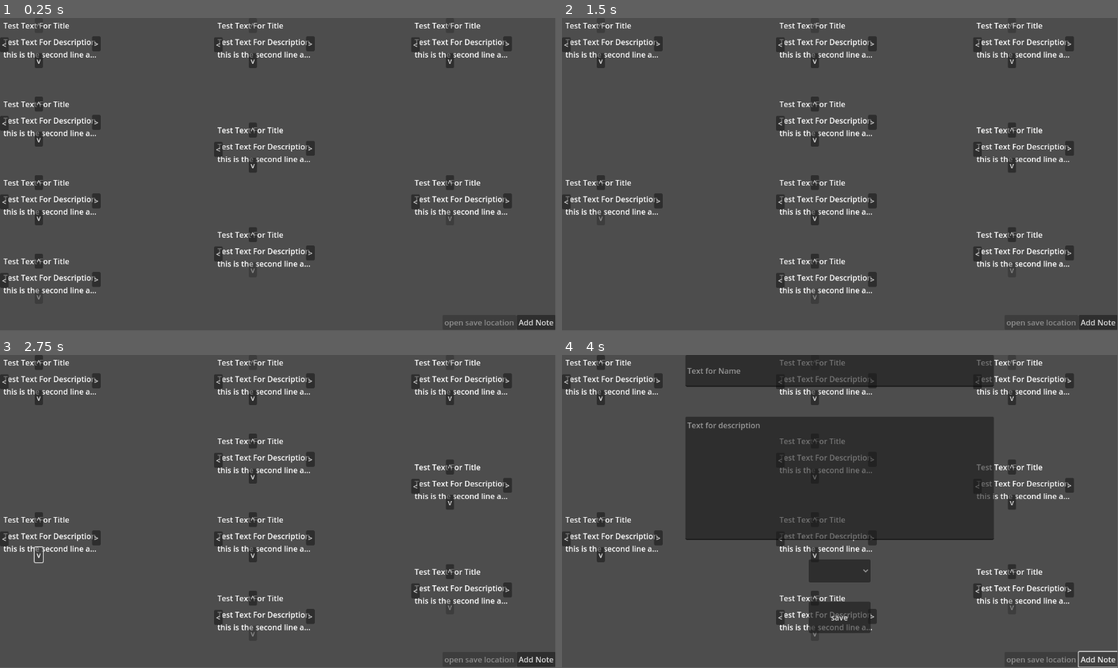
Above: before the commit, frames 1-4 (two rows, left to right).
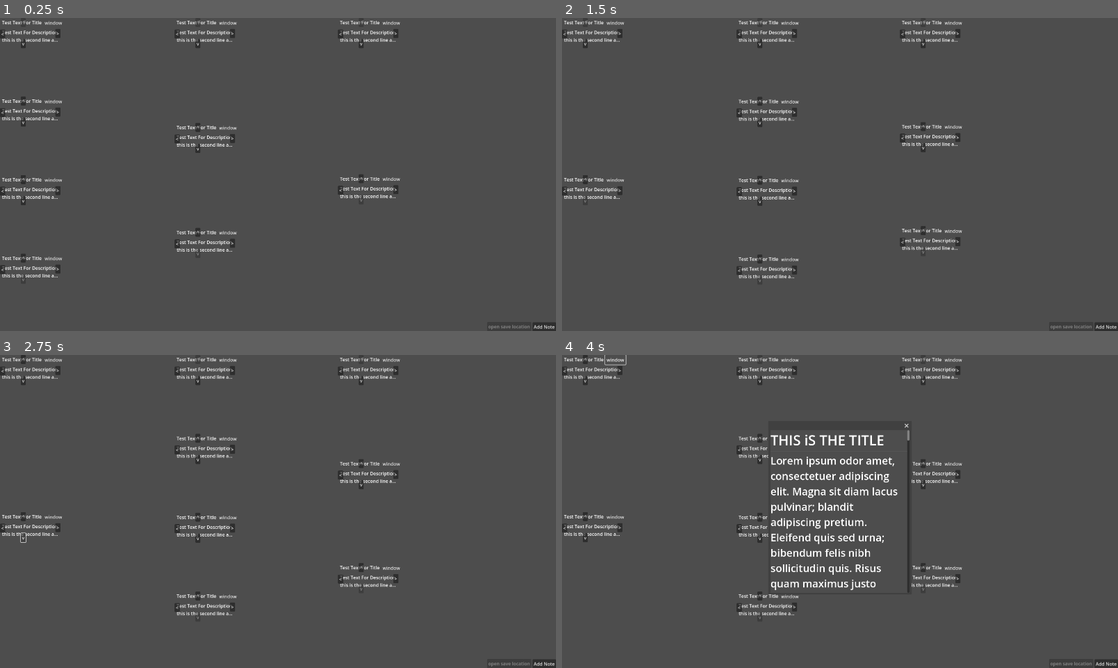
Above: after the commit, the same moments.

Repository: pandapanda135/todo_list
Game: Godot game, scene res://ui_test.tscn
Same seed, same stepped clock (60 frames per second), same inputs: the game is played once before the commit and once after it.
Inputs:
- Up to frame 1 (0.25 s): no input
- Up to frame 2 (1.5 s): click "<" at 0.5 s; click ">" at 1.25 s
- Up to frame 3 (2.75 s): click "v" at 2 s
- Up to frame 4 (4 s): click "^" at 2.75 s; click "Add Note" (after the commit: "window") at 3.5 s
In our replay, the window is 799x449 before the commit and 800x450 after it. These sizes can differ from the game's own. Grey fills any space a smaller window leaves; there, only what the larger window draws over its background counts as a difference.

The runs differ from the first frame. In frame 1, 7.7% of the frame differs, in the area x 0-100%, y 0-100%; in frame 2, 7.8%; in frame 3, 7.9%; in frame 4, 32%.
Error after the commit: Cannot call method 'get_line' on a null value. (res://scripts/save_system.gd:111)

Commit message:
window added plus code and comment changes

Diff:
--- a/gui_main.gd
+++ /dev/null
@@ -1,11 +0,0 @@
-extends Control
-@onready var collection_1_local: VFlowContainer = $Collection1
-@onready var collection_2_local: VFlowContainer = $Collection2
-@onready var collection_3_local: VFlowContainer = $Collection3
-
-func _ready() -> void:
-	# print(collection_1_local)
-	# Gui.collection_1 = collection_1_local
-	# Gui.collection_2 = collection_2_local
-	# Gui.collection_3 = collection_3_local
-	Gui.initialize_variables(collection_1_local,collection_2_local,collection_3_local)
--- a/individual_node_test.tscn
+++ b/individual_node_test.tscn
@@ -1,6 +1,7 @@
-[gd_scene load_steps=2 format=3 uid="uid://dg8lmyc0ukc1u"]
+[gd_scene load_steps=3 format=3 uid="uid://dg8lmyc0ukc1u"]
 
 [ext_resource type="Script" path="res://node_script.gd" id="1_gbth7"]
+[ext_resource type="Script" path="res://window_button.gd" id="2_ecya8"]
 
 [node name="Control" type="Control" groups=["persist_nodes"]]
 layout_mode = 3
@@ -72,3 +73,12 @@
 offset_bottom = 104.0
 mouse_filter = 1
 text = "v"
+
+[node name="WindowButton" type="Button" parent="."]
+layout_mode = 0
+offset_left = 149.0
+offset_right = 220.0
+offset_bottom = 33.0
+text = "window"
+flat = true
+script = ExtResource("2_ecya8")
--- a/node_script.gd
+++ b/node_script.gd
@@ -9,7 +9,7 @@
 @onready var down_arrow: Button = $ArrowHandler/DownArrow
 @onready var left_arrow: Button = $ArrowHandler/LeftArrow
 
-@export var json_file:String = ""
+@onready var json_file:String
 @export var current_position:int
 
 #declare the collection is will be in within the save file modfiy the save file code
@@ -17,8 +17,7 @@
 #by moving the code that spawn the code into the load_node function so it is being loaded
 #and moved which should be easier
 
-#TODO: could fix the issue of inaccurate arrow viability with a signal sent everytime a node spawns
-func _ready():
+func _ready() -> void:
 	var _up_arrow_signal:bool = up_arrow.pressed.connect(check_node_position.bind(up_arrow))
 	var _left_arrow_singal:bool = left_arrow.pressed.connect(check_node_position.bind(left_arrow))
 	var _right_arrow_signal:bool = right_arrow.pressed.connect(check_node_position.bind(right_arrow))
@@ -94,11 +93,8 @@
 		# print("after move_child",get_parent().get_children())
 	check_arrow_visibility()
 
-#TODO: when the node is made there is nothing beneath them so the down arrow will always be disabled until it moves (FIXED?)
 #look if there is a node above or belo current node if so then keep button enabled else set disabled
 #this breaks if nodes are invisible as they are still in the tree however they dont display so only the appropriate nodes get disabled
-#TODO: Fix that pressing down on top arrow doesnt work (should be fixed)
-#TODO: Fix that horizontal movement doesnt disable the node that is not being called however is still being moved (should be fixed)
 func check_arrow_visibility(last_parent:Node = null) -> void:
 	var child_nodes:Array[Node] = get_parent().get_children()
 	var node_index:int = child_nodes.find(self)
--- a/project.godot
+++ b/project.godot
@@ -20,6 +20,14 @@
 Gui="*res://scripts/gui_singleton.gd"
 SaveSystem="*res://scripts/save_system.gd"
 
+[display]
+
+window/size/viewport_width=1920
+window/size/viewport_height=1080
+window/subwindows/embed_subwindows=false
+window/stretch/mode="viewport"
+window/stretch/aspect="expand"
+
 [global_group]
 
 persist=""
--- a/scripts/gui_singleton.gd
+++ b/scripts/gui_singleton.gd
@@ -4,21 +4,9 @@
 @onready var collection_2:VFlowContainer = get_parent().get_node("/root/Control/Collection2")
 @onready var collection_3:VFlowContainer = get_parent().get_node("/root/Control/Collection3")
 
-@onready var collections_array:Array[VFlowContainer]
+@onready var collections_array:Array[VFlowContainer] = [collection_1,collection_2,collection_3]
 
 func _ready() -> void:
 	print("collections1",collection_1)
 	print("collections2",collection_2)
 	print("collections3",collection_3)
-
-#this is so because it was easier than other methods despite it being dumb
-#collections_array will be used to move them from collection to collection
-func initialize_variables(value_1,value_2,value_3) -> void:
-	collection_1 = value_1
-	collection_2 = value_2
-	collection_3 = value_3
-	collections_array = [collection_1,collection_2,collection_3]
-	print(collection_1)
-	print(collection_2)
-	print(collection_3)
-	print(collections_array)
--- a/scripts/save_system.gd
+++ b/scripts/save_system.gd
@@ -14,6 +14,8 @@
 #this will be used for selecting note to load and delete DirAccess.remove_absolute(formated_path)
 var selected_save_file_string:String = "0"
 var selected_save_file:String = "user://note_%s.json" % selected_save_file_string
+
+var selected_json_file
 
 var check_save_amount_correct:bool = true
 
@@ -124,7 +126,6 @@
 		label_description.text = save_String_2
 
 var value_int:int
-# TODO: Change this to not spawn in root anymore (maybe send path to put as arg of function?)
 func add_and_change_made_nodes(save_number:int) -> void:
 	load_container("user://note_%s.json" % save_number)
 	# var root:Node = get_tree().get_root()
@@ -133,7 +134,6 @@
 	var second_child:Node = node_scene.get_child(1)
 
 	# root.add_child.call_deferred(node_scene)
-	#TODO: cant call collection as the place it is at is not declared yet maybe look at how onready earlier in this script is called to how to fix this
 	match value_int:
 		0:
 			Gui.collection_1.add_child.call_deferred(node_scene)
@@ -232,7 +232,7 @@
 	print(save_int)
 	return save_int
 
-func correct_save_path():
+func correct_save_path() -> void:
 	if DirAccess.open(save_path_variables) != null: #checks if save_path_variables exits this is so it fixes and issue or something idk what this does tbh
 		print("correct_save_path first if")
 		save_amount += 1
--- a/ui_test.tscn
+++ b/ui_test.tscn
@@ -1,7 +1,6 @@
-[gd_scene load_steps=6 format=3 uid="uid://4ohhu5aryk3p"]
+[gd_scene load_steps=5 format=3 uid="uid://4ohhu5aryk3p"]
 
 [ext_resource type="PackedScene" uid="uid://dg8lmyc0ukc1u" path="res://individual_node_test.tscn" id="1_8cr15"]
-[ext_resource type="Script" path="res://gui_main.gd" id="1_qvqwe"]
 [ext_resource type="PackedScene" uid="uid://d1dw4yunexyww" path="res://Modal.tscn" id="3_a3yvw"]
 [ext_resource type="Script" path="res://add_note_ui.gd" id="4_70acs"]
 [ext_resource type="Script" path="res://scripts/save_location.gd" id="5_tkmw1"]
@@ -13,12 +12,11 @@
 anchor_bottom = 1.0
 grow_horizontal = 2
 grow_vertical = 2
-script = ExtResource("1_qvqwe")
 
 [node name="Collection1" type="VFlowContainer" parent="."]
 layout_mode = 0
-offset_right = 300.0
-offset_bottom = 648.0
+offset_right = 569.0
+offset_bottom = 1081.0
 
 [node name="Control" parent="Collection1" instance=ExtResource("1_8cr15")]
 layout_mode = 2
@@ -34,9 +32,9 @@
 
 [node name="Collection2" type="VFlowContainer" parent="."]
 layout_mode = 0
-offset_left = 444.0
-offset_right = 744.0
-offset_bottom = 648.0
+offset_left = 603.0
+offset_right = 1127.0
+offset_bottom = 1084.0
 
 [node name="Control" parent="Collection2" instance=ExtResource("1_8cr15")]
 layout_mode = 2
@@ -49,9 +47,9 @@
 
 [node name="Collection3" type="VFlowContainer" parent="."]
 layout_mode = 0
-offset_left = 853.0
-offset_right = 1153.0
-offset_bottom = 648.0
+offset_left = 1167.0
+offset_right = 1671.0
+offset_bottom = 1075.0
 
 [node name="Control" parent="Collection3" instance=ExtResource("1_8cr15")]
 layout_mode = 2
@@ -65,22 +63,34 @@
 
 [node name="Button" type="Button" parent="."]
 top_level = true
-layout_mode = 0
-offset_left = 1072.0
-offset_top = 616.0
-offset_right = 1153.0
-offset_bottom = 647.0
+layout_mode = 1
+anchors_preset = 3
+anchor_left = 1.0
+anchor_top = 1.0
+anchor_right = 1.0
+anchor_bottom = 1.0
+offset_left = -81.0
+offset_top = -30.0
+offset_bottom = 1.0
+grow_horizontal = 0
+grow_vertical = 0
 text = "Add Note
 "
 script = ExtResource("4_70acs")
 
 [node name="Button2" type="Button" parent="."]
 top_level = true
-layout_mode = 0
-offset_left = 918.0
-offset_top = 616.0
-offset_right = 1071.0
-offset_bottom = 647.0
+layout_mode = 1
+anchors_preset = 3
+anchor_left = 1.0
+anchor_top = 1.0
+anchor_right = 1.0
+anchor_bottom = 1.0
+offset_left = -238.0
+offset_top = -31.0
+offset_right = -85.0
+grow_horizontal = 0
+grow_vertical = 0
 text = "open save location"
 script = ExtResource("5_tkmw1")
 
--- /dev/null
+++ b/window_button.gd
@@ -0,0 +1,19 @@
+extends Button
+
+var window_scene:Window = preload("res://window_scene.tscn").instantiate()
+
+func _ready() -> void:
+	self.pressed.connect(_on_pressed)
+	#turn these on for transparent bg and also pixel perfect transparncey
+	window_scene.transparent_bg = false
+	window_scene.transparent = false
+
+func _on_pressed() -> void:
+	var child_nodes:Array[Node] = get_tree().get_root().get_children()
+	if child_nodes.find(window_scene) == -1:
+		var parent:Node = get_parent()
+		SaveSystem.selected_json_file = parent.json_file
+		var root = get_tree().get_root()
+		root.add_child(window_scene)
+	else:
+		window_scene.show()
--- /dev/null
+++ b/window_scene.tscn
@@ -0,0 +1,63 @@
+[gd_scene load_steps=2 format=3 uid="uid://c5asxxium3xsn"]
+
+[ext_resource type="Script" path="res://window_script.gd" id="1_23rpk"]
+
+[node name="Window" type="Window"]
+initial_position = 1
+size = Vector2i(480, 560)
+transparent = true
+content_scale_mode = 2
+script = ExtResource("1_23rpk")
+
+[node name="Control" type="Control" parent="."]
+layout_mode = 3
+anchors_preset = 15
+anchor_right = 1.0
+anchor_bottom = 1.0
+grow_horizontal = 2
+grow_vertical = 2
+
+[node name="ScrollContainer" type="ScrollContainer" parent="Control"]
+layout_mode = 1
+anchors_preset = 15
+anchor_right = 1.0
+anchor_bottom = 1.0
+grow_horizontal = 2
+grow_vertical = 2
+
+[node name="VBoxContainer" type="VBoxContainer" parent="Control/ScrollContainer"]
+layout_mode = 2
+size_flags_horizontal = 3
+size_flags_vertical = 8
+
+[node name="TitleLabel" type="Label" parent="Control/ScrollContainer/VBoxContainer"]
+layout_mode = 2
+theme_override_font_sizes/font_size = 48
+text = "THIS iS THE TITLE"
+
+[node name="HSeparator" type="HSeparator" parent="Control/ScrollContainer/VBoxContainer"]
+layout_mode = 2
+
+[node name="DescriptionLabel" type="Label" parent="Control/ScrollContainer/VBoxContainer"]
+layout_mode = 2
+theme_override_font_sizes/font_size = 36
+text = "Lorem ipsum odor amet, consectetuer adipiscing elit. Magna sit diam lacus pulvinar; blandit adipiscing pretium. Eleifend quis sed urna; bibendum felis nibh sollicitudin quis. Risus quam maximus justo magnis potenti felis mi egestas? Leo cras per torquent aliquam justo. Class commodo rhoncus vestibulum magna eleifend.
+
+Laoreet auctor sapien, duis placerat dignissim pharetra! Potenti purus ullamcorper venenatis nostra conubia integer odio montes. Dictumst tortor rutrum; finibus porta proin morbi. Porttitor aenean at magna nulla aliquet facilisi lectus. Efficitur pellentesque consectetur urna et vel euismod velit egestas est. Facilisis et aliquam feugiat sollicitudin elit fringilla curae. Orci ultricies tristique himenaeos primis, taciti consectetur semper.
+
+Facilisi nisi cubilia integer vivamus tellus maecenas. Mauris nibh nisl sollicitudin imperdiet convallis; finibus cubilia. Gravida at eros platea finibus magna erat donec. Fusce dignissim mattis vehicula enim ac libero. Eros malesuada magnis fringilla nisl a maecenas. Posuere varius dapibus sollicitudin finibus hac rhoncus odio. Placerat eros ornare ex hendrerit aenean proin dapibus nec interdum. Ridiculus aliquet vehicula rhoncus eros tellus purus nam. Platea aliquam eu urna feugiat sed ultrices taciti.
+
+Efficitur vivamus inceptos felis fringilla tortor mus. Molestie gravida fusce suspendisse ultricies consequat nec. Habitant purus accumsan faucibus donec pretium nam eget magna natoque. Aetiam imperdiet habitant enim in elementum nisi sollicitudin fames. Diam porta venenatis aenean diam aptent vel convallis pharetra. Himenaeos vestibulum ad cras, fermentum viverra posuere. Mattis finibus curae sagittis porta urna ac torquent. Pulvinar quis iaculis fringilla lacus massa dignissim facilisi.
+
+Aptent nec vulputate per proin consectetur suscipit ante felis. Proin nibh laoreet aptent; porttitor mauris urna. Nostra nullam cras nostra etiam scelerisque et. Molestie penatibus inceptos molestie vehicula nunc malesuada tincidunt. Venenatis libero at congue pulvinar elementum! Vitae vestibulum facilisi cubilia aenean quisque donec integer cursus. Ad sociosqu sed venenatis elementum lorem augue facilisi curae primis. Suspendisse dolor consectetur venenatis posuere tempus maecenas. Justo finibus praesent enim porttitor id tristique elementum mollis.
+
+Lorem ipsum odor amet, consectetuer adipiscing elit. Magna sit diam lacus pulvinar; blandit adipiscing pretium. Eleifend quis sed urna; bibendum felis nibh sollicitudin quis. Risus quam maximus justo magnis potenti felis mi egestas? Leo cras per torquent aliquam justo. Class commodo rhoncus vestibulum magna eleifend.
+
+Laoreet auctor sapien, duis placerat dignissim pharetra! Potenti purus ullamcorper venenatis nostra conubia integer odio montes. Dictumst tortor rutrum; finibus porta proin morbi. Porttitor aenean at magna nulla aliquet facilisi lectus. Efficitur pellentesque consectetur urna et vel euismod velit egestas est. Facilisis et aliquam feugiat sollicitudin elit fringilla curae. Orci ultricies tristique himenaeos primis, taciti consectetur semper.
+
+Facilisi nisi cubilia integer vivamus tellus maecenas. Mauris nibh nisl sollicitudin imperdiet convallis; finibus cubilia. Gravida at eros platea finibus magna erat donec. Fusce dignissim mattis vehicula enim ac libero. Eros malesuada magnis fringilla nisl a maecenas. Posuere varius dapibus sollicitudin finibus hac rhoncus odio. Placerat eros ornare ex hendrerit aenean proin dapibus nec interdum. Ridiculus aliquet vehicula rhoncus eros tellus purus nam. Platea aliquam eu urna feugiat sed ultrices taciti.
+
+Efficitur vivamus inceptos felis fringilla tortor mus. Molestie gravida fusce suspendisse ultricies consequat nec. Habitant purus accumsan faucibus donec pretium nam eget magna natoque. Aetiam imperdiet habitant enim in elementum nisi sollicitudin fames. Diam porta venenatis aenean diam aptent vel convallis pharetra. Himenaeos vestibulum ad cras, fermentum viverra posuere. Mattis finibus curae sagittis porta urna ac torquent. Pulvinar quis iaculis fringilla lacus massa dignissim facilisi.
+
+Aptent nec vulputate per proin consectetur suscipit ante felis. Proin nibh laoreet aptent; porttitor mauris urna. Nostra nullam cras nostra etiam scelerisque et. Molestie penatibus inceptos molestie vehicula nunc malesuada tincidunt. Venenatis libero at congue pulvinar elementum! Vitae vestibulum facilisi cubilia aenean quisque donec integer cursus. Ad sociosqu sed venenatis elementum lorem augue facilisi curae primis. Suspendisse dolor consectetur venenatis posuere tempus maecenas. Justo finibus praesent enim porttitor id tristique elementum mollis."
+autowrap_mode = 3
--- /dev/null
+++ b/window_script.gd
@@ -0,0 +1,12 @@
+extends Window
+
+@onready var title_node:Label = $Control/ScrollContainer/VBoxContainer/TitleLabel
+@onready var description_node:Label = $Control/ScrollContainer/VBoxContainer/DescriptionLabel
+
+#closes window when press close button
+func _ready() -> void:
+	self.close_requested.connect(_on_close_pressed)
+	SaveSystem.load_note(SaveSystem.selected_json_file,title_node,description_node)
+
+func _on_close_pressed() -> void:
+	hide()
